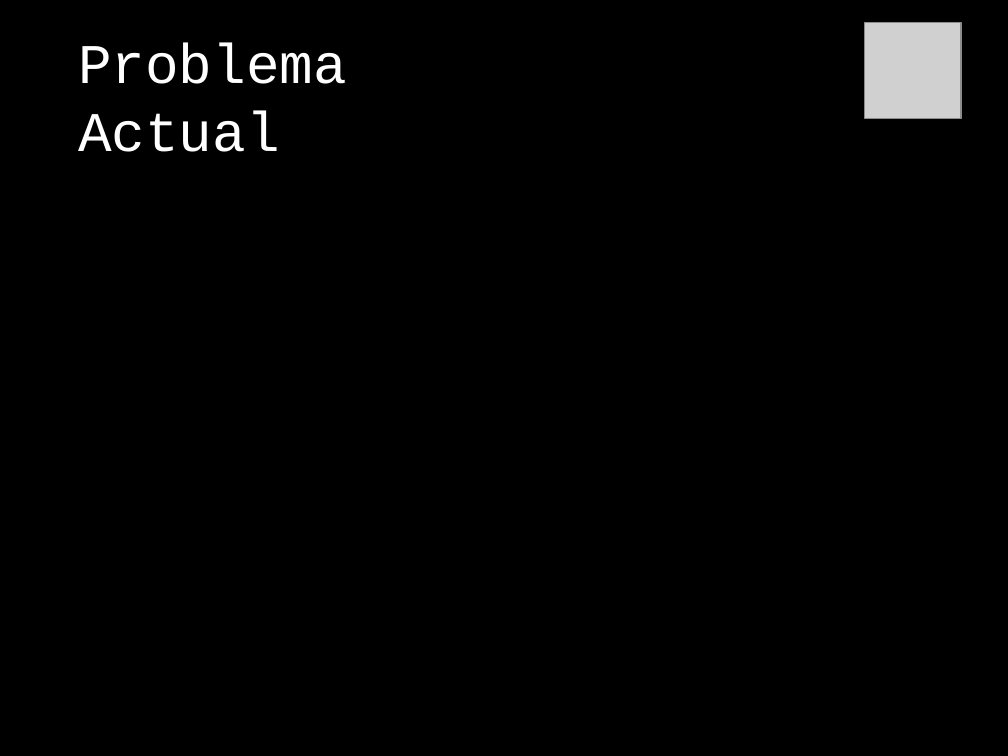
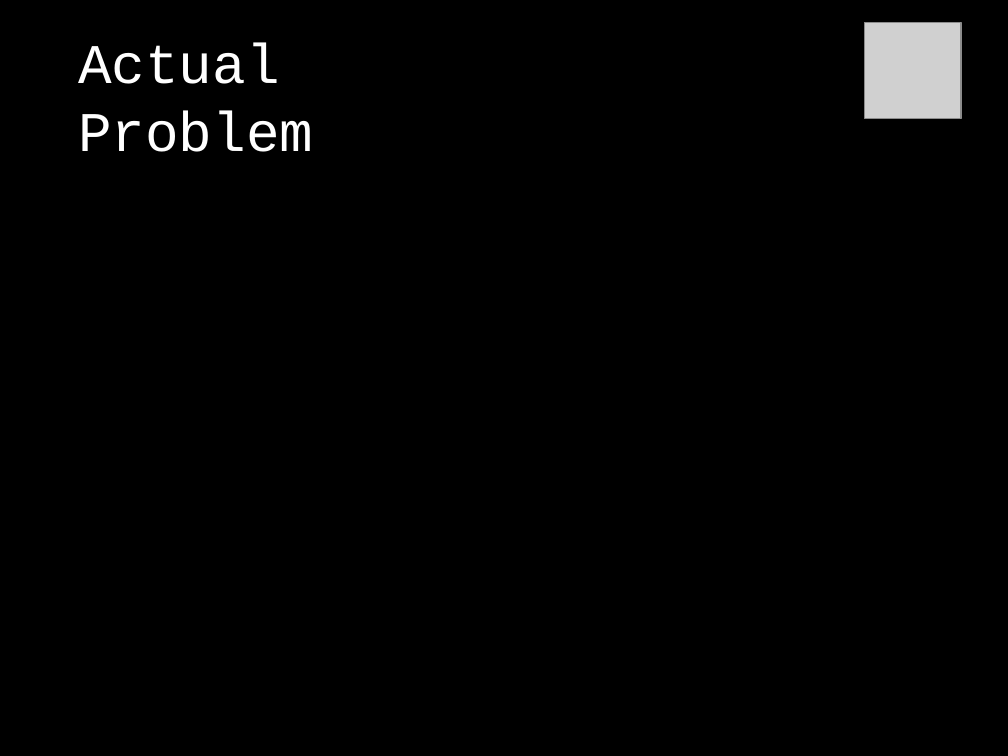
Before and after one commit to jabrena/cre2010, a slide deck: slide 3 of mruiz/docs/PFC presentation.pptx. Drawn at 1008x756 pixels with LibreOffice and Linux fonts; fonts in the diff are those of the drawing; grey boxes stand for pictures. Boxes give left, top, right and bottom in pixels: in the first picture for what was removed or moved away, otherwise in the second. Text is boxed around its words. In the diff, an @@ line names an element or a change of style, - is before the commit and + after.

```diff
--- a/mruiz/docs/PFC presentation.pptx
+++ b/mruiz/docs/PFC presentation.pptx
@@ text at [78, 43, 313, 152]: text changed @@
-Problema Actual
+Actual Problem
```
Also in this commit, not shown: 3 other slides changed, 5 slides added, 5 slides removed.
